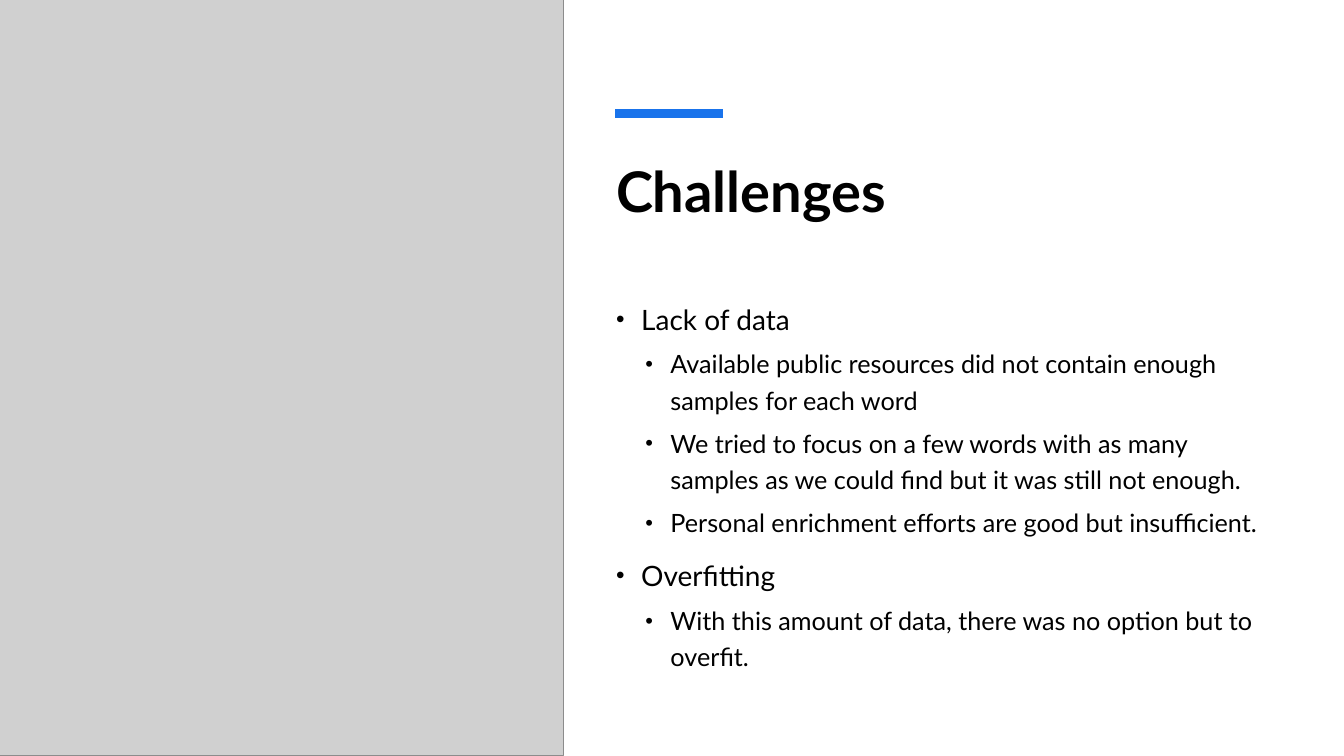
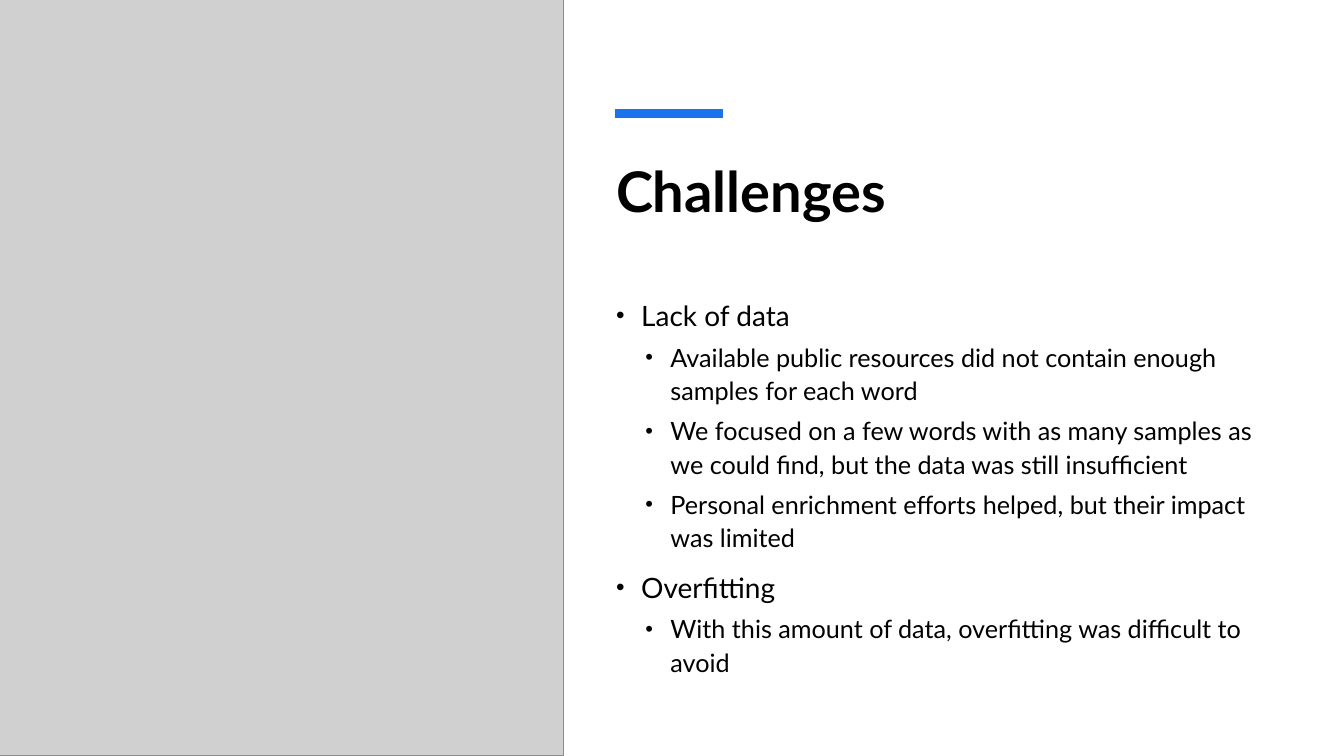
Before and after one commit to ellahazelbar/DeepWS, a slide deck: slide 7 of ASL translator.pptx. Drawn at 1344x756 pixels with LibreOffice and Linux fonts; fonts in the diff are those of the drawing; grey boxes stand for pictures. Boxes give left, top, right and bottom in pixels: in the first picture for what was removed or moved away, otherwise in the second. Text is boxed around its words. In the diff, an @@ line names an element or a change of style, - is before the commit and + after.

```diff
--- a/ASL translator.pptx
+++ b/ASL translator.pptx
@@ text at (641, 305, 1216, 603): line spacing 1.2 to 1.1 @@
@@ text at (670, 421, 1251, 548): text changed @@
-  • We tried to focus on a few words with as many samples as we could find but it was still not enough.
-  • Personal enrichment efforts are good but insufficient.
+  • We focused on a few words with as many samples as we could find, but the data was still insufficient
+  • Personal enrichment efforts helped, but their impact was limited
@@ text at (670, 619, 1241, 673): text changed @@
-  • With this amount of data, there was no option but to overfit.
+  • With this amount of data, overfitting was difficult to avoid
```
Also in this commit, not shown: 3 other slides changed.
